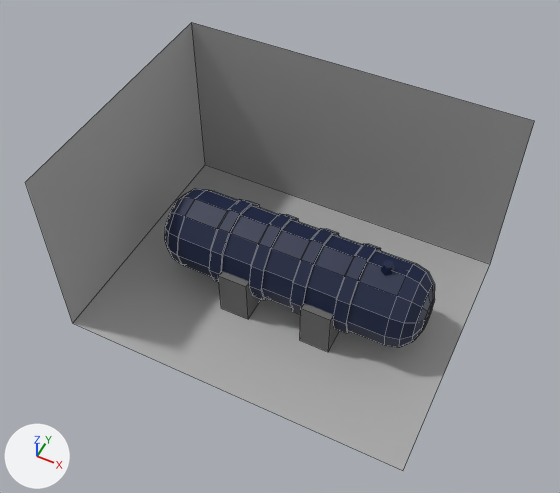
The Blender file Assets/Props/deposito1.blend, before and after one commit.
Rendered twice from a 50 mm camera at (5.03, -10.87, 15.22) aimed at (-0.23, -0.35, 2.07). Arrows for +X, +Y and +Z are at lower left; the lights stay in place. Mesh edges are drawn as thin lines on the coarser meshes.

The first picture shows 'deposito', 'fondo', 'soporte', 'tapas_deposito'.
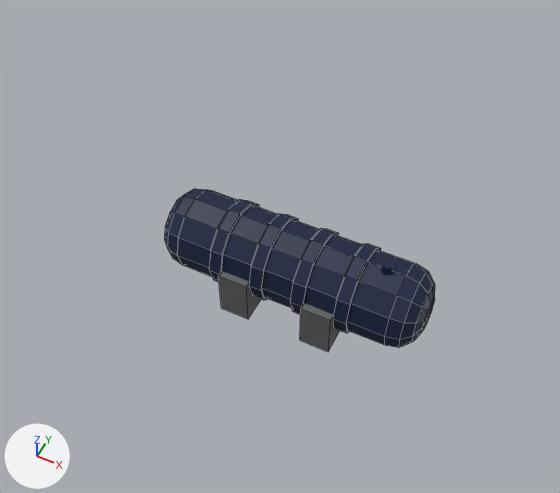
Location of each change, (x1, y1, x2, y2) in pixels of the pictures (560 x 493 px):
'fondo', deleted: before (26, 23, 534, 470)

Diff of the bpy script that builds the scene:
```diff
--- a/Assets/Props/deposito1.blend.py
+++ b/Assets/Props/deposito1.blend.py
@@ ob_fondo @@
-ob_fondo = bpy.data.objects.new('fondo', me_plane)
-ob_fondo.location = (-0.18, 0.01, 0.0)
-ob_fondo.scale = (4.23, 3.17, 4.23)
```
